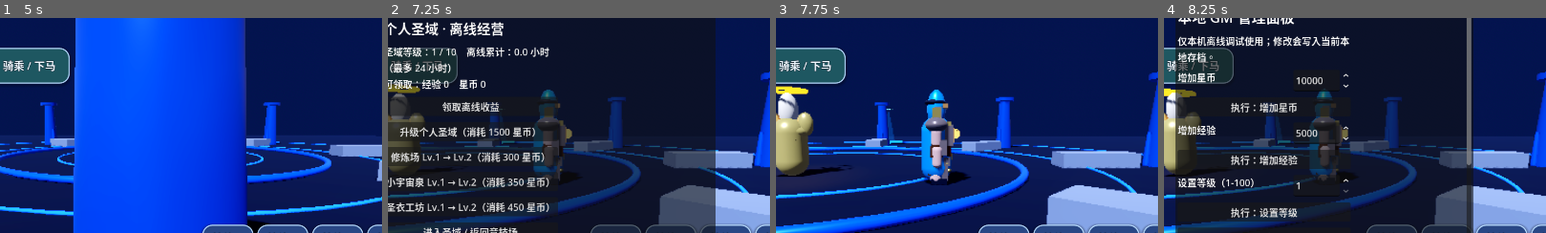
Above: before the commit, frames 1-4 (left to right).
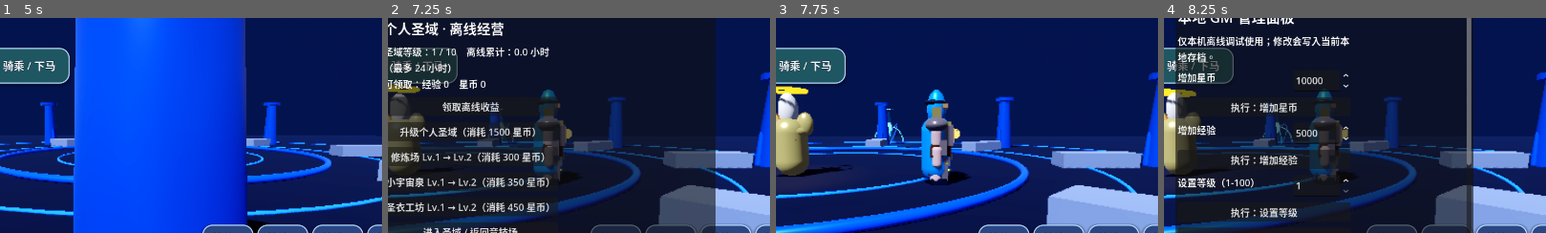
Above: after the commit, the same moments.

Repository: Qazwesrd/Saint-Seiya-Universe-War
Game: Godot game, scene res://scenes/main_menu.tscn
Same seed, same stepped clock (60 frames per second), same inputs: the game is played once before the commit and once after it.
Inputs (mouse positions are % of the whole screen's width and height, from its top left):
- Up to frame 1 (5 s): click "开始新游戏 / 新建存档" at 0.5 s; click "开始新游戏 / 新建存档" at 1.25 s; click "继续游戏 / 存档管理" at 2 s; click "游戏设置" at 2.75 s; click "读取" at 3.5 s; click "交谈 / 接任务" at 4.25 s
- Up to frame 2 (7.25 s): click "任务导航" at 5 s; tap Enter (ui_accept) at 5.75, 6.02, 6.32 s; move the mouse to (72, 45) at 5.77 s; hold Right (ui_right) 5.78-6.5 s; click (72, 45) at 5.92 s; drag from (30, 55) to (45, 70) at 6.52 s
- Up to frame 3 (7.75 s): click "传送" at 7.25 s
- Up to frame 4 (8.25 s): click "GM管理" at 8 s
The pictures show only the part of the screen within x 29-79%, y 14-64%; the shares and areas given below are measured in that part.

Frame 1 is identical in both runs. In frame 2, less than 0.1% of the frame differs, in the area x 26-34%, y 48-60%; in frame 3, 0.3%, in the area x 22-37%, y 40-60%; in frame 4, 0.2%.

Commit message:
Enhance teleport_point.gd presentation and animation

Diff:
--- a/game/scripts/teleport_point.gd
+++ b/game/scripts/teleport_point.gd
@@ -1,39 +1,84 @@
 extends Node3D
 
+var animation_clock := 0.0
+var rings: Array[MeshInstance3D] = []
+var beam_material: StandardMaterial3D
+var portal_light: OmniLight3D
+
 func _ready() -> void:
-    var ring := MeshInstance3D.new()
-    var torus := TorusMesh.new()
-    torus.inner_radius = 1.1
-    torus.outer_radius = 1.28
-    ring.mesh = torus
-    ring.position.y = 0.08
-    var material := StandardMaterial3D.new()
-    material.shading_mode = BaseMaterial3D.SHADING_MODE_UNSHADED
-    material.albedo_color = Color(0.18, 0.72, 1.0)
-    material.emission_enabled = true
-    material.emission = Color(0.04, 0.35, 1.0)
-    ring.material_override = material
-    add_child(ring)
+	for index in range(3):
+		var ring_node := MeshInstance3D.new()
+		var torus := TorusMesh.new()
+		torus.inner_radius = 1.1 + float(index) * 0.22
+		torus.outer_radius = torus.inner_radius + 0.08
+		ring_node.mesh = torus
+		ring_node.position.y = 0.08 + float(index) * 0.13
+		ring_node.rotation_degrees.x = 90.0 + float(index) * 14.0
+		var material := StandardMaterial3D.new()
+		material.shading_mode = BaseMaterial3D.SHADING_MODE_UNSHADED
+		material.albedo_color = [Color(0.18, 0.72, 1.0), Color(0.42, 0.88, 1.0), Color(0.2, 0.42, 1.0)][index]
+		material.emission_enabled = true
+		material.emission = material.albedo_color
+		material.emission_energy_multiplier = 1.5
+		ring_node.material_override = material
+		add_child(ring_node)
+		rings.append(ring_node)
 
-    var beam := MeshInstance3D.new()
-    var cylinder := CylinderMesh.new()
-    cylinder.top_radius = 0.08
-    cylinder.bottom_radius = 0.55
-    cylinder.height = 2.8
-    beam.mesh = cylinder
-    beam.position.y = 1.4
-    var beam_material := StandardMaterial3D.new()
-    beam_material.transparency = BaseMaterial3D.TRANSPARENCY_ALPHA
-    beam_material.shading_mode = BaseMaterial3D.SHADING_MODE_UNSHADED
-    beam_material.albedo_color = Color(0.12, 0.55, 1.0, 0.22)
-    beam_material.emission_enabled = true
-    beam_material.emission = Color(0.05, 0.32, 1.0)
-    beam.material_override = beam_material
-    add_child(beam)
+	var beam := MeshInstance3D.new()
+	var cylinder := CylinderMesh.new()
+	cylinder.top_radius = 0.08
+	cylinder.bottom_radius = 0.55
+	cylinder.height = 2.8
+	beam.mesh = cylinder
+	beam.position.y = 1.4
+	beam_material = StandardMaterial3D.new()
+	beam_material.transparency = BaseMaterial3D.TRANSPARENCY_ALPHA
+	beam_material.shading_mode = BaseMaterial3D.SHADING_MODE_UNSHADED
+	beam_material.albedo_color = Color(0.12, 0.55, 1.0, 0.22)
+	beam_material.emission_enabled = true
+	beam_material.emission = Color(0.05, 0.32, 1.0)
+	beam_material.emission_energy_multiplier = 1.8
+	beam.material_override = beam_material
+	add_child(beam)
 
-    var label := Label3D.new()
-    label.text = "竞技场传送阵"
-    label.position.y = 3.1
-    label.font_size = 30
-    label.modulate = Color(0.45, 0.82, 1.0)
-    add_child(label)
+	var core := MeshInstance3D.new()
+	var core_mesh := SphereMesh.new()
+	core_mesh.radius = 0.3
+	core_mesh.height = 1.0
+	core.mesh = core_mesh
+	core.position.y = 1.4
+	var core_material := StandardMaterial3D.new()
+	core_material.shading_mode = BaseMaterial3D.SHADING_MODE_UNSHADED
+	core_material.albedo_color = Color(0.55, 0.88, 1.0, 0.8)
+	core_material.emission_enabled = true
+	core_material.emission = Color(0.18, 0.58, 1.0)
+	core.material_override = core_material
+	add_child(core)
+
+	portal_light = OmniLight3D.new()
+	portal_light.light_color = Color(0.16, 0.55, 1.0)
+	portal_light.light_energy = 1.3
+	portal_light.omni_range = 7.0
+	portal_light.position.y = 1.6
+	add_child(portal_light)
+
+	var label := Label3D.new()
+	label.text = "竞技场传送阵"
+	label.position.y = 3.1
+	label.font_size = 30
+	label.outline_size = 7
+	label.modulate = Color(0.45, 0.82, 1.0)
+	add_child(label)
+
+func _process(delta: float) -> void:
+	animation_clock += delta
+	for index in range(rings.size()):
+		var ring_node := rings[index]
+		if not is_instance_valid(ring_node):
+			continue
+		ring_node.rotate_y(delta * (0.45 if index % 2 == 0 else -0.65))
+		ring_node.position.y = 0.08 + float(index) * 0.13 + sin(animation_clock * 2.0 + float(index)) * 0.035
+	if is_instance_valid(beam_material):
+		beam_material.albedo_color.a = 0.14 + (sin(animation_clock * 2.4) + 1.0) * 0.055
+	if is_instance_valid(portal_light):
+		portal_light.light_energy = 0.9 + (sin(animation_clock * 2.2) + 1.0) * 0.45
